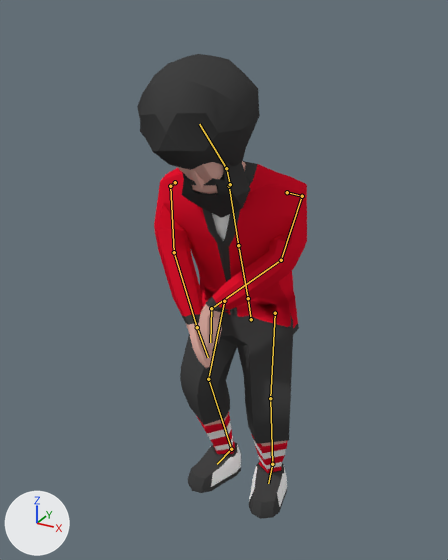
Renders of the Blender file Project_Golf/Assets/Blends/Char/char.blend from each side of a commit.
One viewpoint serves both versions: a 50 mm camera at (10.39, -20.96, 18.59) aimed at (-0.02, -2.03, 9.13). Every picture has the same lights, and +X, +Y and +Z are marked at lower left. Both versions are drawn at frame 0 of the action 'IddleSwing'; the numbers are the values there. The bones that bend it are drawn over the model as lines.
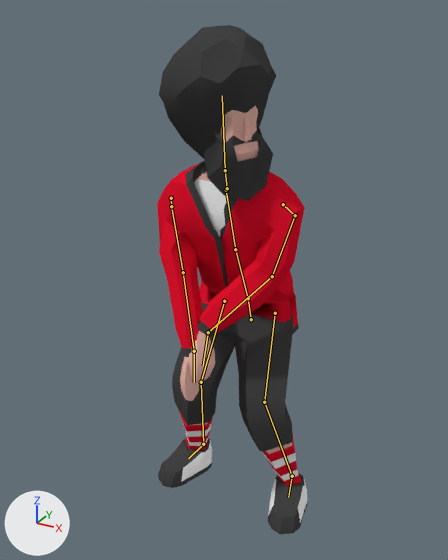
Commit message: animacion swing mejorada

Pixel boxes (x1, y1, x2, y2) of what changed, in the pictures (448 x 560 px):
'Cube', posed (11% narrower, 9% taller): before (137, 54, 307, 519); after (157, 25, 308, 534)
bone 'Body_Lower', root to tip: before (248, 298) to (238, 245); after (248, 298) to (235, 249)
bone 'Body_Lower.001', root to tip: before (238, 245) to (229, 186); after (235, 249) to (226, 190)
bone 'Neck', root to tip: before (230, 184) to (226, 168); after (227, 188) to (225, 170)
bone 'Head', root to tip: before (226, 168) to (199, 124); after (225, 170) to (222, 95)
bone 'Arm_L', root to tip: before (287, 192) to (302, 196); after (283, 204) to (295, 215)
bone 'Arm_Upper_L', root to tip: before (302, 196) to (281, 260); after (295, 215) to (272, 276)
bone 'Arm_Lower_L', root to tip: before (281, 260) to (211, 308); after (272, 276) to (208, 332)
bone 'Hand_L', root to tip: before (211, 308) to (210, 342); after (208, 332) to (203, 365)
bone 'Arm_R', root to tip: before (175, 182) to (170, 186); after (171, 198) to (171, 206)
bone 'Arm_Upper_R', root to tip: before (170, 186) to (174, 252); after (171, 206) to (183, 272)
bone 'Arm_Lower_R', root to tip: before (174, 252) to (197, 327); after (183, 272) to (194, 351)
bone 'Hand_R', root to tip: before (197, 327) to (208, 357); after (194, 351) to (194, 382)
bone 'Leg_Upper_L', root to tip: before (275, 313) to (270, 398); after (275, 313) to (264, 402)
bone 'Leg_Lower_L', root to tip: before (270, 398) to (272, 464); after (264, 402) to (292, 476)
bone 'Feet_L', root to tip: before (272, 464) to (268, 483); after (292, 476) to (288, 497)
bone 'Leg_Upper_R', root to tip: before (224, 301) to (208, 379); after (224, 301) to (201, 382)
bone 'Leg_Lower_R', root to tip: before (208, 379) to (231, 449); after (201, 382) to (203, 444)
bone 'Feet_R', root to tip: before (231, 449) to (217, 464); after (203, 444) to (188, 458)

What the commit changed:
Bone 'Body_Lower' (bone_body_lower) turns from (-25, 0, 2) to (-30, 1, 2) degrees about its own x, y and z.
Bone 'Body_Lower.001' (bone_body_lower_001) turns from (0, 6, 1) to (5, 6, 1) degrees about its own x, y and z.
Bone 'Neck' (bone_neck) turns from (0, 0, 0) to (-10, 0, 0) degrees about its own x, y and z.
Bone 'Head' (bone_head) turns from (-2, 2, 25) to (-1, 51, -5) degrees about its own x, y and z.
Bone 'Arm_L' (bone_arm_l) moves from (0.0, 0.0, 0.0) to (0.14, 0.04, 0.23).
Bone 'Arm_L' (bone_arm_l) turns from (0, 0, 0) to (26, 20, -3) degrees about its own x, y and z.
Bone 'Arm_Upper_L' (bone_arm_upper_l) turns from (-42, 1, 76) to (-31, 7, 39) degrees about its own x, y and z.
Bone 'Arm_Lower_L' (bone_arm_lower_l) turns from (-4, -14, -37) to (22, 24, -9) degrees about its own x, y and z.
Bone 'Hand_L' (bone_hand_l) turns from (-34, 32, 45) to (-54, -25, 32) degrees about its own x, y and z.
Bone 'Arm_R' (bone_arm_r) moves from (0.0, 0.0, 0.0) to (-0.31, 0.1, 0.29).
Bone 'Arm_R' (bone_arm_r) turns from (4, -5, 7) to (9, -20, 35) degrees about its own x, y and z.
Bone 'Arm_Upper_R' (bone_arm_upper_r) turns from (-42, -3, -58) to (-30, 18, -47) degrees about its own x, y and z.
Bone 'Arm_Lower_R' (bone_arm_lower_r) turns from (-3, 4, 14) to (3, 0, 1) degrees about its own x, y and z.
Bone 'Hand_R' (bone_hand_r) turns from (7, 6, -13) to (19, 5, -21) degrees about its own x, y and z.
Bone 'Leg_Upper_L' (bone_leg_upper_l) turns from (9, -15, 2) to (20, -16, 0) degrees about its own x, y and z.
Bone 'Leg_Lower_L' (bone_leg_lower_l) turns from (2, 0, -30) to (-14, -4, -36) degrees about its own x, y and z.
Bone 'Feet_L' (bone_feet_l) turns from (2, 0, 15) to (7, -14, 9) degrees about its own x, y and z.
Bone 'Leg_Upper_R' (bone_leg_upper_r) turns from (9, 15, 0) to (20, 15, 3) degrees about its own x, y and z.
Bone 'Leg_Lower_R' (bone_leg_lower_r) turns from (2, 1, -30) to (19, 5, -34) degrees about its own x, y and z.
Bone 'Feet_R' (bone_feet_r) turns from (2, 0, 15) to (-3, 14, 12) degrees about its own x, y and z.
